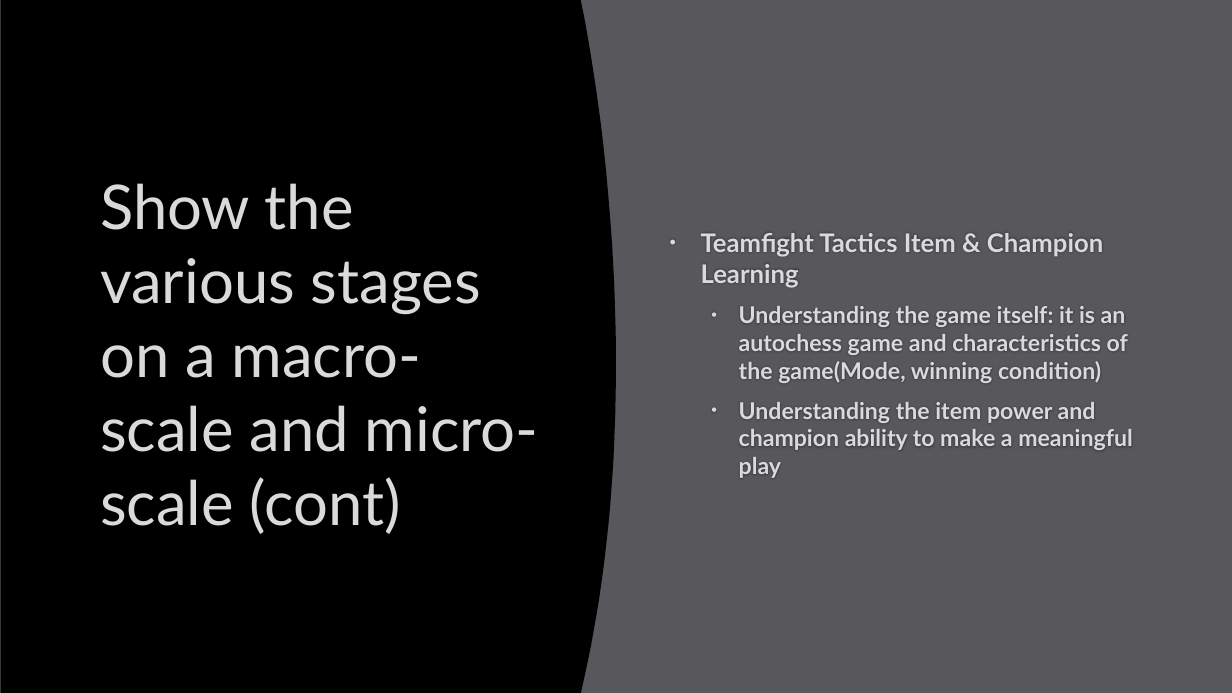
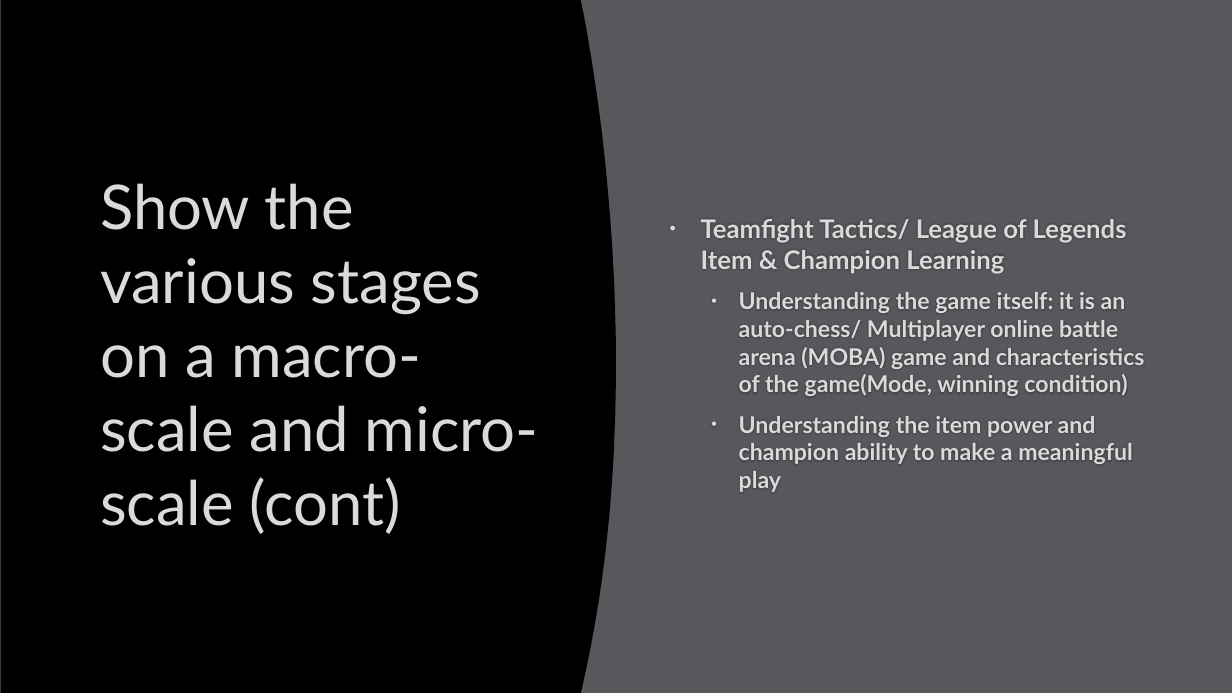
Before and after one commit to doveliyuchen/Final-Project, a slide deck: slide 5 of idea.pptx (slide 6 before the commit). Drawn at 1232x693 pixels with LibreOffice and Linux fonts; fonts in the diff are those of the drawing; background and template pictures are left out. Boxes give left, top, right and bottom in pixels: in the first picture for what was removed or moved away, otherwise in the second. Text is boxed around its words. In the diff, an @@ line names an element or a change of style, - is before the commit and + after.

```diff
--- a/idea.pptx
+++ b/idea.pptx
@@ text at box(701, 219, 1145, 396): text changed @@
-• Teamfight Tactics Item & Champion Learning
-  • Understanding the game itself: it is an autochess game and characteristics of the game(Mode, winning condition)
+• Teamfight Tactics/ League of Legends Item & Champion Learning
+  • Understanding the game itself: it is an auto-chess/ Multiplayer online battle arena (MOBA) game and characteristics of the game(Mode, winning condition)
```
Also in this commit, not shown: 3 other slides changed, 1 slide added, 2 slides removed.
